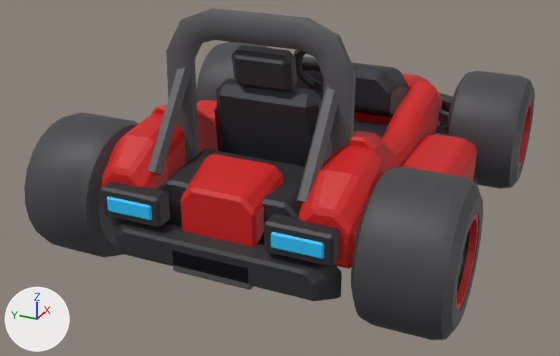
A saved change to the glTF model scripts/blender/scripted-models/out/hero-kart-scripted.glb.
The view is the same before and after, from a camera (50 mm lens) standing at (-1.53, -0.6, 0.819) and looking at (-0.098, 0.045, 0.102). Arrows for +X, +Y and +Z are at lower left; the lights stay in place. The older version comes first. Where no turn or scale is listed for an object, it has been applied to the vertices. Vertices at exactly the same position are counted once.

The scene before the commit, as lines of its bpy script (objects in view):
```python
me_kart_body = bpy.data.meshes.new('kart_body')
me_kart_body.from_pydata(...)  # 1712 vertices, 3200 faces; spans x -0.5..0.5, y -0.35..0.35, z 0.035..0.512
me_kart_body.materials.append(mat_scripted_paint)
me_wheel_rear_l = bpy.data.meshes.new('wheel_rear_l')
me_wheel_rear_l.from_pydata(...)  # 530 vertices, 988 faces; spans x -0.142..0.142, y -0.085..0.085, z -0.142..0.142
me_wheel_rear_l.materials.append(mat_scripted_paint)
me_wheel_rear_r = bpy.data.meshes.new('wheel_rear_r')
me_wheel_rear_r.from_pydata(...)  # 530 vertices, 988 faces; spans x -0.142..0.142, y -0.085..0.085, z -0.142..0.142
me_wheel_rear_r.materials.append(mat_scripted_paint)
ob_kart_body = bpy.data.objects.new('kart_body', me_kart_body)
ob_kart_body.location = (0.0, 0.0, 0.0)
ob_wheel_rear_l = bpy.data.objects.new('wheel_rear_l', me_wheel_rear_l)
ob_wheel_rear_l.location = (-0.36, 0.338, 0.142)
ob_wheel_rear_r = bpy.data.objects.new('wheel_rear_r', me_wheel_rear_r)
ob_wheel_rear_r.location = (-0.36, -0.338, 0.142)
# also in view: 'wheel_front_r' at (0.3, -0.338, 0.138); 'wheel_front_l' at (0.3, 0.338, 0.138)
```
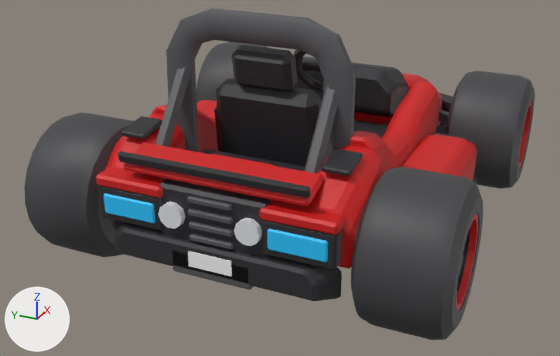
Where the change shows, as pixel boxes (x1, y1, x2, y2) in the pictures (560 x 356 px):
'kart_body', reshaped: before (101, 8, 477, 301); after (96, 8, 477, 301)
part 1 of me_kart_body, added: after (189, 234, 233, 250)
part 2 of me_kart_body, added: after (189, 221, 233, 237)
part 3 of me_kart_body, added: after (188, 208, 233, 224)
part 4 of me_kart_body, added: after (187, 196, 232, 211)
part 5 of me_kart_body, added: after (188, 251, 232, 277)
part 6 of me_kart_body, built on: before (101, 181, 340, 267); after (96, 116, 363, 270)

What changed in the scene script:
```text
Change me_kart_body:
    used by ob_kart_body; location = (0.0, 0.0, 0.0)
    remove me_kart_body.from_pydata(...)  # 1712 vertices, 3200 faces; spans x -0.5..0.5, y -0.35..0.35, z 0.035..0.512
    add me_kart_body.from_pydata(...)  # 2098 vertices, 3900 faces; spans x -0.502..0.5, y -0.35..0.35, z 0.035..0.512
    me_kart_body part 1: the loose piece of 24 vertices spanning x -0.5..-0.47, y -0.08..0.08, z 0.075..0.125 is copied, and the copy is scaled about its middle by (0.302, 0.532, 0.189), then moved by (-0.006, 0.0, 0.052); it spans x -0.496..-0.486, y -0.043..0.043, z 0.146..0.157
    me_kart_body part 2: the loose piece of 24 vertices spanning x -0.5..-0.47, y -0.08..0.08, z 0.075..0.125 is copied, and the copy is scaled about its middle by (0.302, 0.532, 0.189), then moved by (-0.006, 0.0, 0.077); it spans x -0.496..-0.486, y -0.043..0.043, z 0.171..0.183
    me_kart_body part 3: the loose piece of 24 vertices spanning x -0.5..-0.47, y -0.08..0.08, z 0.075..0.125 is copied, and the copy is scaled about its middle by (0.302, 0.532, 0.189), then moved by (-0.006, 0.0, 0.102); it spans x -0.496..-0.486, y -0.043..0.043, z 0.197..0.208
    me_kart_body part 4: the loose piece of 24 vertices spanning x -0.5..-0.47, y -0.08..0.08, z 0.075..0.125 is copied, and the copy is scaled about its middle by (0.302, 0.532, 0.189), then moved by (-0.006, 0.0, 0.127); it spans x -0.496..-0.486, y -0.043..0.043, z 0.221..0.233
    me_kart_body part 5: the loose piece of 24 vertices spanning x -0.499..-0.485, y -0.213..-0.118, z 0.17..0.2 is copied, and the copy is scaled about its middle by (0.358, 0.959, 1.24), then moved by (-0.005, 0.165, -0.073); it spans x -0.501..-0.495, y -0.045..0.045, z 0.095..0.13
    me_kart_body part 6: 96 vertices moved from x -0.499..-0.455, y -0.228..0.228, z 0.155..0.215 to x -0.499..-0.455, y -0.233..0.233, z 0.15..0.22; 250 vertices added at x -0.502..-0.35, y -0.235..0.235, z 0.138..0.306
    other edits to the shape of me_kart_body do not show in these pictures
```
